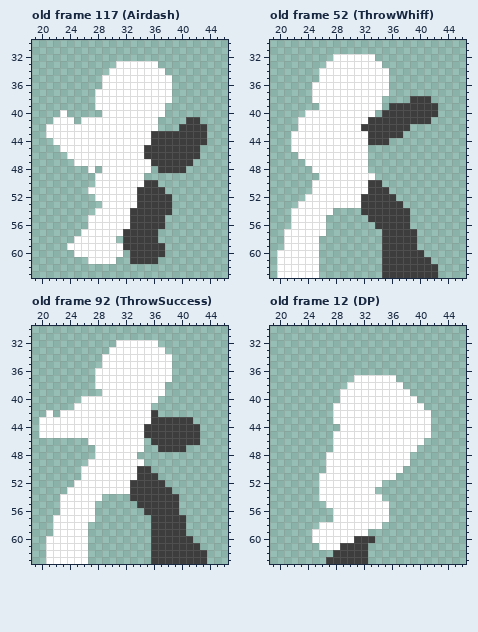
A pixel-art file gets an edit: src/Unity/Fighters/Assets/Art/Sprites/Animations/specials.aseprite. The picture above is the old version.
64x64 pixels, 132 frames. Shown: old frame 117 (Airdash): x 19..46, y 30..63; old frame 52 (ThrowWhiff): x 19..46, y 30..63; old frame 92 (ThrowSuccess): x 19..46, y 30..63; old frame 12 (DP): x 19..46, y 30..63. The commit also changed other frames, which this record leaves out.
After the commit:
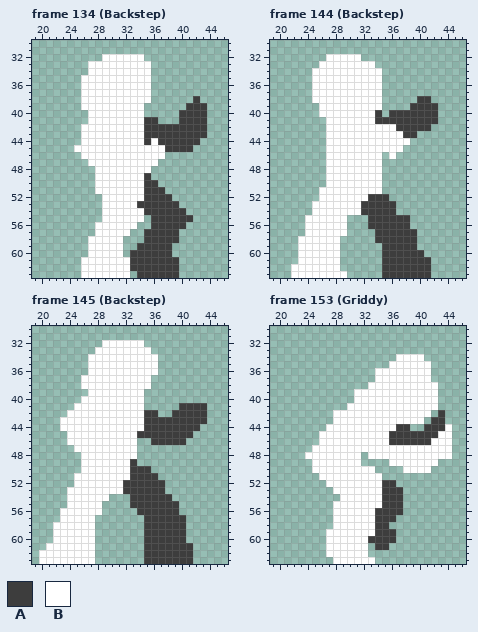
Palette (. is transparent): A #3d3d3d  B #ffffff
A new or re-ordered frame is compared with the old frame closest to it.
Log entry: griddy/backstep
Changes in this commit:
frames 132 -> 218
Changed rows in their new state; - is an unchanged pixel.
Frame 134 (Backstep) is new; against old frame 117 (Airdash), layer "Layer 1":
first column x 21:
32 --------BBBBBB---------
33 ------BBBB-----.-------
34 ------BBB------..------
35 -----BBB-------...-----
36 -----BBB-------...-----
37 -----BB--------...-----
38 -----BB--------...---A-
39 -----BB-------...---AAA
40 --.---BB------...--AAAA
41 -...-.--------AA---A--A
42 .....---------AAAAA----
43 .....---------A--------
44 -....---------AB------.
45 --..----------BBB----.-
46 ---..---------BBB.....-
47 ----..---------B.....--
48 ------.B--------....---
49 --------------A--------
51 ------.------B---------
52 -------.-----B---------
53 ------------------A----
54 -------.----BB----AA---
55 ------..----BB.--AAAA--
56 ------.-----B..--AAA---
57 -----..----B..--AAA----
58 ----..----B...--AAA----
59 ---...-----..----A-----
60 ----..-----------A-----
61 -----B----BB----AAA----
62 -----BBBBBBBAAAAAAA----
63 -----BBBBBBB-AAAAAA----
Frame 144 (Backstep) is new; against old frame 52 (ThrowWhiff), layer "Layer 1":
first column x 20:
32 -------B----..---------
33 ------B-------.--------
34 -----B---------.-------
35 -----B---------.-------
36 ---------------.-------
37 ---------------.-------
38 -------------------.---
39 ----------------...----
40 ----..--------A.-------
41 ---....------B--------A
42 ---....-----BBBBB--AAA-
43 --.....------BBBBBAA---
44 --.....------BBBBBB----
45 --.....------BBBBB-----
46 ---....------BB-B------
47 ----...------BB--------
48 -----..------BB--------
49 ------.-------B--------
50 -----..------BB--------
51 -----.-------BB.-------
52 ----..------B---.------
53 ---..------------.-----
54 --...---BBBB-----..----
55 --..---BBB-------------
56 --..---BBB---A---------
57 -...---BBB----A--------
58 -..---BBB-----A--------
59 -..---BBB--------------
60 ...---BBB--------------
61 ...---BBB--------------
62 ..----BBB-------------.
63 ..----BBBB------------.
Frame 145 (Backstep) is new; against old frame 92 (ThrowSuccess), layer "Layer 1":
first column x 20:
32 ---------BB----..-------
33 --------BB------..------
34 -------BB--------..-----
35 -------BB--------..-----
36 -------B---------..-----
37 ------BB--------...-----
38 ------BB--------..------
39 -------BB------...------
40 ---------------..-------
41 ---------------.----AAAA
42 -.-.-----------A---AAAAA
43 ...------------A------AA
44 ...---------------------
45 ....----------A-------.-
46 ----BBB-------.------..-
47 -----BBB------.--....---
48 ------BB----------------
49 ------B------A.---------
50 -------------A----------
51 -----B-------A----------
52 ------------A-----------
53 ------------A-----.-----
54 ---.-----B---------.----
55 ---.----B----A----------
56 --------B-----A---------
57 --.------------A--------
58 -------B-------A--------
59 -------B-------A--------
60 -.-----B-------A-----.--
61 -------B-------A------.-
62 B------B-------A------..
63 B------B-------A------..
Frame 153 (Griddy) is new; against old frame 12 (DP), layer "Layer 1":
first column x 24:
34 -------------BBBB----
35 ------------BBBBBB---
36 ----------BBBBBBBB---
37 -------...---BBBBB---
38 ------...-----BBBBB--
39 -----..--------BBBB--
40 -----..---------BBB--
41 ----..-----------BB--
42 -------------------A-
43 -----------------.AA-
44 ---BB--------AA..AAAB
45 --BB--------AAAAAAABB
46 --BB--------AAAAAABBB
47 -BBB------------BBBBB
48 BBB-----.------BBBBBB
49 -BB-----....---BBBB--
50 -BB-------....BBBB---
51 -----------..--------
52 --.--------AA--------
53 --..------BAAA-------
54 --...------AAA-------
55 ---.-------AAA-------
56 ----------AAAA-------
57 ----------AAA--------
58 --..------AA---------
59 -..------BAAA--------
60 -..----BB-AAA--------
61 --.--BBBB-AA---------
62 ---BBBBBB------------
63 ---.BBBBBB-----------
Boxes around the changes in both pictures, in picture pixels (x1, y1, x2, y2):
changed: (46, 54, 207, 278)
changed: (277, 54, 438, 278)
changed: (39, 340, 207, 564)
changed: (305, 354, 452, 564)
